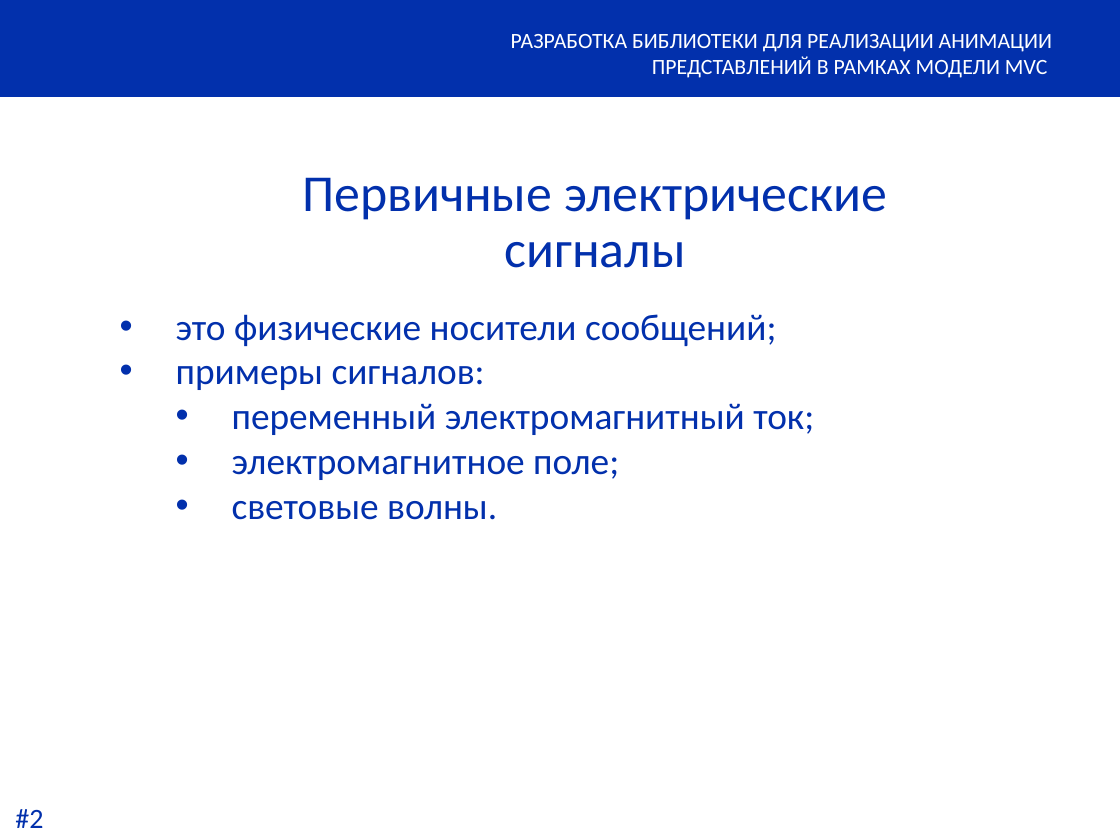
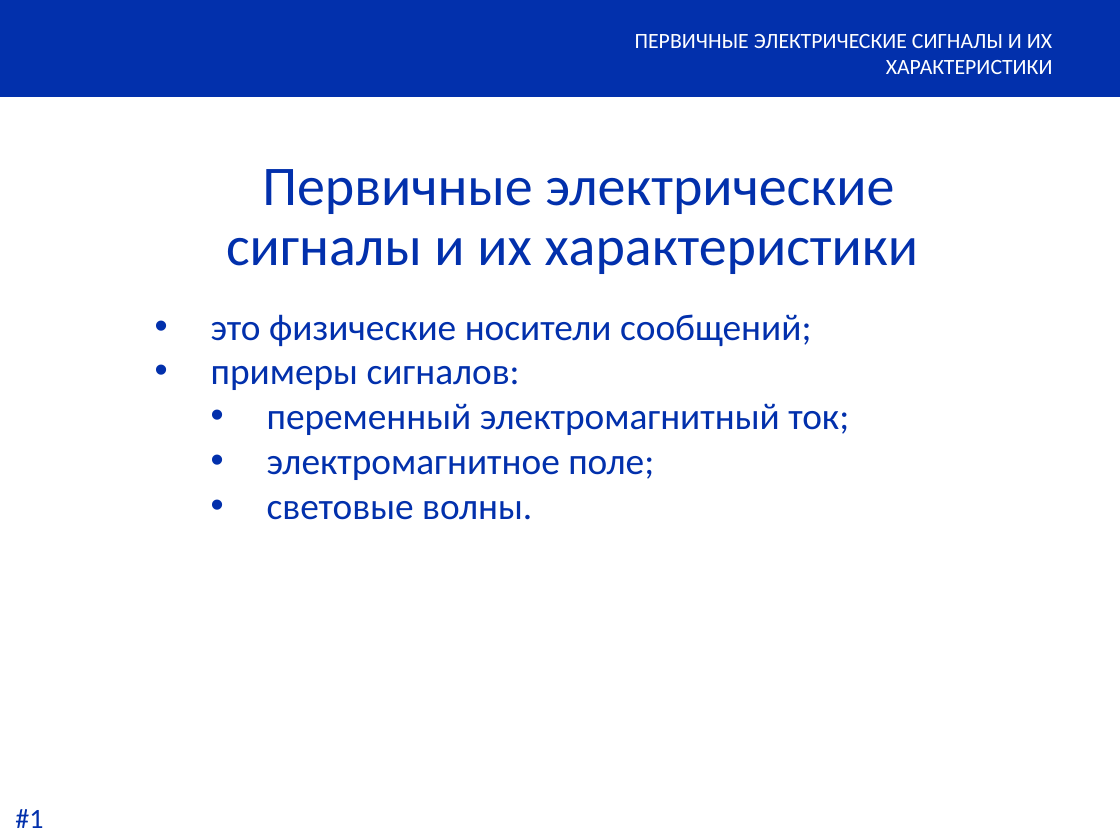
Before and after one commit to igorkislyuk/magistr-1, a slide deck: slide 2 of 3.wednesday/math/signals/signals-presentation.pptx. Drawn at 1120x840 pixels with LibreOffice and Linux fonts; fonts in the diff are those of the drawing; background and template pictures are left out. Boxes give left, top, right and bottom in pixels: in the first picture for what was removed or moved away, otherwise in the second. Text is boxed around its words. In the diff, an @@ line names an element or a change of style, - is before the commit and + after.

```diff
--- a/3.wednesday/math/signals/signals-presentation.pptx
+++ b/3.wednesday/math/signals/signals-presentation.pptx
@@ text at [635,34,1053,74]: text changed @@
-РАЗРАБОТКА БИБЛИОТЕКИ ДЛЯ РЕАЛИЗАЦИИ АНИМАЦИИ ПРЕДСТАВЛЕНИЙ В РАМКАХ МОДЕЛИ MVC
+ПЕРВИЧНЫЕ ЭЛЕКТРИЧЕСКИЕ СИГНАЛЫ И ИХ ХАРАКТЕРИСТИКИ
@@ text at [226,169,919,274]: text changed; size 33.3 to 36 pt @@
-Первичные электрические сигналы
+Первичные электрические сигналы и их характеристики
@@ text "это физические носители сообщений;": place and size @@
-text "это физические носители сообщений;" at [176,314,814,520]
+text "это физические носители сообщений;" at [211,314,849,520]
@@ text at [15,809,43,828]: text changed @@
-#2
+#1
```
Also in this commit, not shown: 1 other slide changed, 5 slides added, 1 slide removed, 1 other file.
